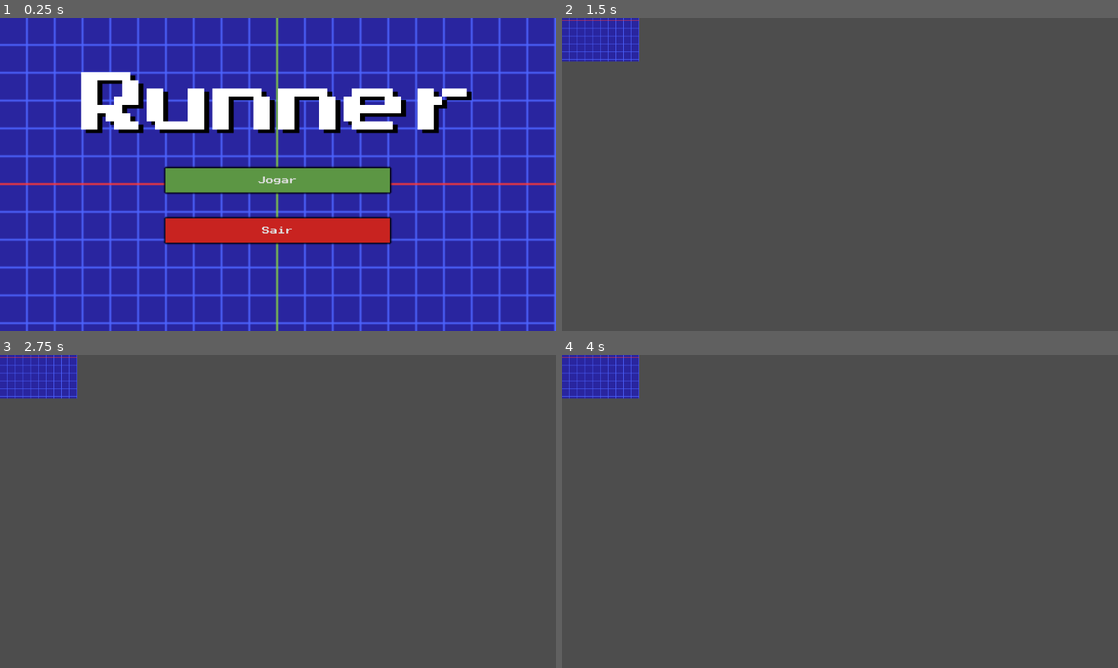
Above: before the commit, frames 1-4 (two rows, left to right).
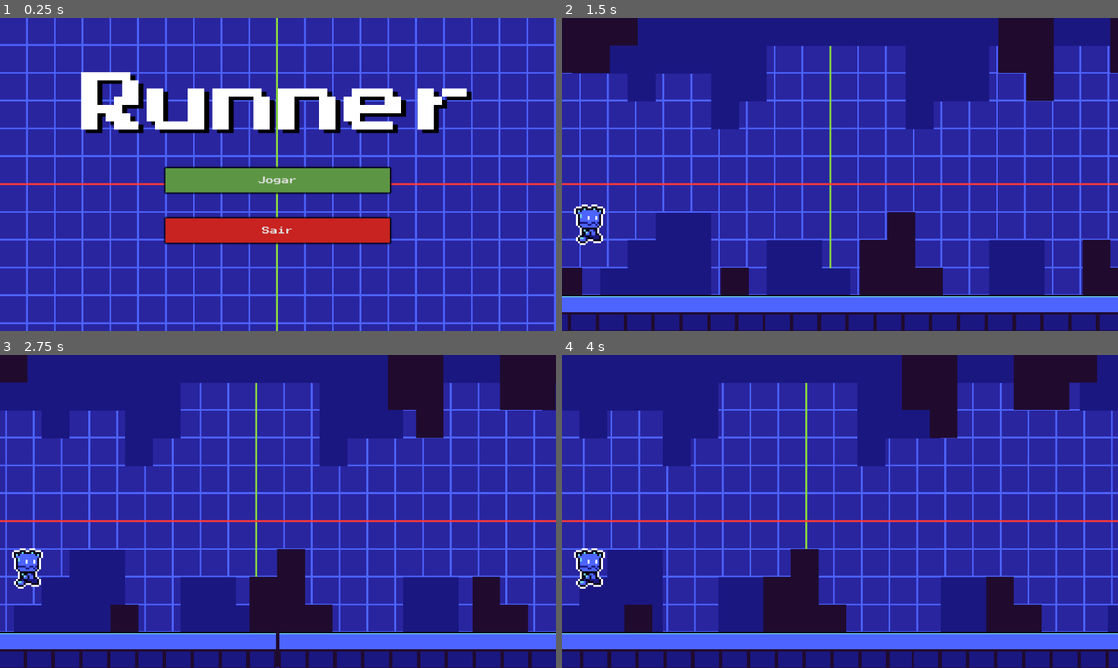
Above: after the commit, the same moments.

Repository: DNosos/runner
Game: Godot game, scene res://Scene's/menu.tscn
Same seed, same stepped clock (60 frames per second), same inputs: the game is played once before the commit and once after it.
Inputs:
- Up to frame 1 (0.25 s): no input
- Up to frame 2 (1.5 s): click "Jogar" at 0.5 s; hold Space (ui_select) from 1.28 s (still down)
- Up to frame 3 (2.75 s): release Space (ui_select) at 2.03 s; tap Space (ui_select) at 2.1, 2.27, 2.57 s
- Up to frame 4 (4 s): hold Space (ui_select) 2.78-3.53 s; tap Space (ui_select) at 3.6, 3.77 s

The runs differ from the first frame. In frame 1, 7.7% of the frame differs, in the area x 0-100%, y 0-100%; in frame 2, 100%; in frame 3, 100%; in frame 4, 100%.

Commit message:
0.1
First Comit

Diff:
--- a/Scene's/game.tscn
+++ b/Scene's/game.tscn
@@ -1,18 +1,167 @@
 [gd_scene format=3 uid="uid://bg20xbkvvxv2k"]
 
+[ext_resource type="Script" uid="uid://dmsqolfh0cawu" path="res://Script's/game.gd" id="1_u2lq2"]
 [ext_resource type="Texture2D" uid="uid://bmrsorb5i8wki" path="res://Assets Godot Runner/background.png" id="1_yt8py"]
+[ext_resource type="Texture2D" uid="uid://blb2pq5xdr2ga" path="res://Assets Godot Runner/middleground2.png" id="3_i4s2q"]
+[ext_resource type="Texture2D" uid="uid://bcnyxsvgxrn8f" path="res://Assets Godot Runner/foreground.png" id="3_rfj2i"]
+[ext_resource type="Texture2D" uid="uid://bg4w3oiphpyhq" path="res://Assets Godot Runner/middleground1.png" id="4_5441b"]
+[ext_resource type="Texture2D" uid="uid://bjpcr3727y8kf" path="res://Assets Godot Runner/player.png" id="6_5441b"]
+[ext_resource type="Script" uid="uid://bb62dq7hvu3d5" path="res://Script's/player.gd" id="6_mudu5"]
+
+[sub_resource type="RectangleShape2D" id="RectangleShape2D_i4s2q"]
+size = Vector2(1152, 76)
+
+[sub_resource type="AtlasTexture" id="AtlasTexture_mudu5"]
+atlas = ExtResource("6_5441b")
+region = Rect2(0, 0, 48, 48)
+
+[sub_resource type="AtlasTexture" id="AtlasTexture_x3sjo"]
+atlas = ExtResource("6_5441b")
+region = Rect2(0, 48, 48, 48)
+
+[sub_resource type="AtlasTexture" id="AtlasTexture_u1fri"]
+atlas = ExtResource("6_5441b")
+region = Rect2(0, 96, 48, 48)
+
+[sub_resource type="AtlasTexture" id="AtlasTexture_oekie"]
+atlas = ExtResource("6_5441b")
+region = Rect2(0, 0, 48, 48)
+
+[sub_resource type="AtlasTexture" id="AtlasTexture_wm1jq"]
+atlas = ExtResource("6_5441b")
+region = Rect2(48, 0, 48, 48)
+
+[sub_resource type="AtlasTexture" id="AtlasTexture_dpop0"]
+atlas = ExtResource("6_5441b")
+region = Rect2(96, 0, 48, 48)
+
+[sub_resource type="AtlasTexture" id="AtlasTexture_0g7uh"]
+atlas = ExtResource("6_5441b")
+region = Rect2(144, 0, 48, 48)
+
+[sub_resource type="AtlasTexture" id="AtlasTexture_mpns0"]
+atlas = ExtResource("6_5441b")
+region = Rect2(192, 0, 48, 48)
+
+[sub_resource type="AtlasTexture" id="AtlasTexture_vl4co"]
+atlas = ExtResource("6_5441b")
+region = Rect2(240, 0, 48, 48)
+
+[sub_resource type="SpriteFrames" id="SpriteFrames_1v5o6"]
+animations = [{
+"frames": [{
+"duration": 1.0,
+"texture": SubResource("AtlasTexture_mudu5")
+}, {
+"duration": 1.0,
+"texture": SubResource("AtlasTexture_x3sjo")
+}, {
+"duration": 1.0,
+"texture": SubResource("AtlasTexture_u1fri")
+}],
+"loop": true,
+"name": &"defalt",
+"speed": 5.0
+}, {
+"frames": [{
+"duration": 1.0,
+"texture": SubResource("AtlasTexture_oekie")
+}, {
+"duration": 1.0,
+"texture": SubResource("AtlasTexture_wm1jq")
+}, {
+"duration": 1.0,
+"texture": SubResource("AtlasTexture_dpop0")
+}, {
+"duration": 1.0,
+"texture": SubResource("AtlasTexture_0g7uh")
+}, {
+"duration": 1.0,
+"texture": SubResource("AtlasTexture_mpns0")
+}, {
+"duration": 1.0,
+"texture": SubResource("AtlasTexture_vl4co")
+}],
+"loop": true,
+"name": &"jump",
+"speed": 5.0
+}]
+
+[sub_resource type="RectangleShape2D" id="RectangleShape2D_mudu5"]
+size = Vector2(64.6875, 84)
 
 [node name="Game" type="Node2D" unique_id=892563704]
+script = ExtResource("1_u2lq2")
 
 [node name="Found-1" type="Sprite2D" parent="." unique_id=2062433855]
+scale = Vector2(3.6, 3.6)
 texture = ExtResource("1_yt8py")
+centered = false
 
-[node name="Found-2" type="Sprite2D" parent="." unique_id=1552183752]
+[node name="Found-2" type="Sprite2D" parent="." unique_id=29315132]
+position = Vector2(1152.0002, 0)
+scale = Vector2(3.6, 3.6)
+texture = ExtResource("1_yt8py")
+centered = false
+
+[node name="Mid-Blue-1" type="Sprite2D" parent="." unique_id=1930943108]
+scale = Vector2(3.6000004, 3.5944445)
+texture = ExtResource("3_i4s2q")
+centered = false
+
+[node name="Mid-Blue-2" type="Sprite2D" parent="." unique_id=170042657]
+position = Vector2(1152.0002, 0)
+scale = Vector2(3.6000004, 3.5944445)
+texture = ExtResource("3_i4s2q")
+centered = false
+
+[node name="Mid-Black-1" type="Sprite2D" parent="." unique_id=1761310166]
+position = Vector2(0, -1)
+scale = Vector2(3.59375, 3.5944445)
+texture = ExtResource("4_5441b")
+centered = false
+
+[node name="Mid-Black-2" type="Sprite2D" parent="." unique_id=1497003846]
+position = Vector2(1152.0001, -0.9999999)
+scale = Vector2(3.59375, 3.5944445)
+texture = ExtResource("4_5441b")
+centered = false
 
 [node name="Floor-1" type="Sprite2D" parent="." unique_id=1855277850]
+position = Vector2(-0.99999994, 535)
+scale = Vector2(3.6062496, 2.3906252)
+texture = ExtResource("3_rfj2i")
+centered = false
 
-[node name="Floor-2" type="Sprite2D" parent="." unique_id=2044524140]
+[node name="Floor-2" type="Sprite2D" parent="." unique_id=887413660]
+position = Vector2(1151, 535)
+scale = Vector2(3.6062498, 2.3906248)
+texture = ExtResource("3_rfj2i")
+centered = false
 
 [node name="StaticBody2D" type="StaticBody2D" parent="." unique_id=1245377435]
 
 [node name="CollisionShape2D" type="CollisionShape2D" parent="StaticBody2D" unique_id=169712842]
+position = Vector2(576, 610)
+shape = SubResource("RectangleShape2D_i4s2q")
+
+[node name="StaticBody2D2" type="StaticBody2D" parent="." unique_id=1522667018]
+position = Vector2(1152.0002, 0)
+
+[node name="CollisionShape2D" type="CollisionShape2D" parent="StaticBody2D2" unique_id=453161423]
+position = Vector2(576, 610)
+shape = SubResource("RectangleShape2D_i4s2q")
+
+[node name="Player" type="CharacterBody2D" parent="." unique_id=1071326798]
+position = Vector2(1728.0002, 610)
+script = ExtResource("6_mudu5")
+
+[node name="Sprite" type="AnimatedSprite2D" parent="Player" unique_id=1118765138]
+position = Vector2(-1671.0002, -66)
+scale = Vector2(4, 4)
+sprite_frames = SubResource("SpriteFrames_1v5o6")
+animation = &"defalt"
+
+[node name="CollisionShape2D" type="CollisionShape2D" parent="Player" unique_id=558812264]
+position = Vector2(-1671.344, -80)
+shape = SubResource("RectangleShape2D_mudu5")
--- /dev/null
+++ b/Script's/game.gd
@@ -0,0 +1,33 @@
+extends Node2D
+
+@export var velocidade: int
+func _ready() -> void:
+	velocidade = 400
+
+func _process(delta: float) -> void:
+	$"Found-1".position.x -= velocidade*delta*0.05
+	$"Found-2".position.x -= velocidade*delta*0.05
+	if $"Found-1".position.x < -1152:
+		$"Found-1".position.x = 1152
+	if $"Found-2".position.x < -1152:
+		$"Found-2".position.x = 1152
+
+	$"Floor-1".position.x -= velocidade*delta*2
+	$"Floor-2".position.x -= velocidade*delta*2
+	if $"Floor-1".position.x < -1152:
+		$"Floor-1".position.x = 1152
+	if $"Floor-2".position.x < -1152:
+		$"Floor-2".position.x = 1152
+
+	$"Mid-Blue-1".position.x -= velocidade*delta*0.1
+	$"Mid-Blue-2".position.x -= velocidade*delta*0.1
+	$"Mid-Black-1".position.x -= velocidade*delta*0.2
+	$"Mid-Black-2".position.x -= velocidade*delta*0.2
+	if $"Mid-Blue-1".position.x < -1152:
+		$"Mid-Blue-1".position.x = 1152
+	if $"Mid-Blue-2".position.x < -1152:
+		$"Mid-Blue-2".position.x = 1152
+	if $"Mid-Black-1".position.x < -1152:
+		$"Mid-Black-1".position.x = 1152
+	if $"Mid-Black-2".position.x < -1152:
+		$"Mid-Black-2".position.x = 1152
--- /dev/null
+++ b/Script's/player.gd
@@ -0,0 +1,13 @@
+extends CharacterBody2D
+
+var velocidade_pulo = -600
+func _physics_process(delta: float) -> void:
+	velocity += get_gravity()*delta
+
+	if is_on_floor():
+		$Sprite.play("defalt")
+		if Input.is_action_pressed("ui_select"):
+			velocity.y = velocidade_pulo
+	else:
+		$Sprite.play("jump")
+	move_and_slide()
--- a/project.godot
+++ b/project.godot
@@ -10,7 +10,7 @@
 
 [application]
 
-config/name="Runner"
+config/name="runner"
 run/main_scene="uid://smbp5q0wjyt0"
 config/features=PackedStringArray("4.6", "Forward Plus")
 config/icon="res://icon.svg"
@@ -26,4 +26,5 @@
 
 [rendering]
 
+textures/canvas_textures/default_texture_filter=0
 rendering_device/driver.windows="d3d12"
Not shown, added: Script's/game.gd.uid
Not shown, added: Script's/player.gd.uid
